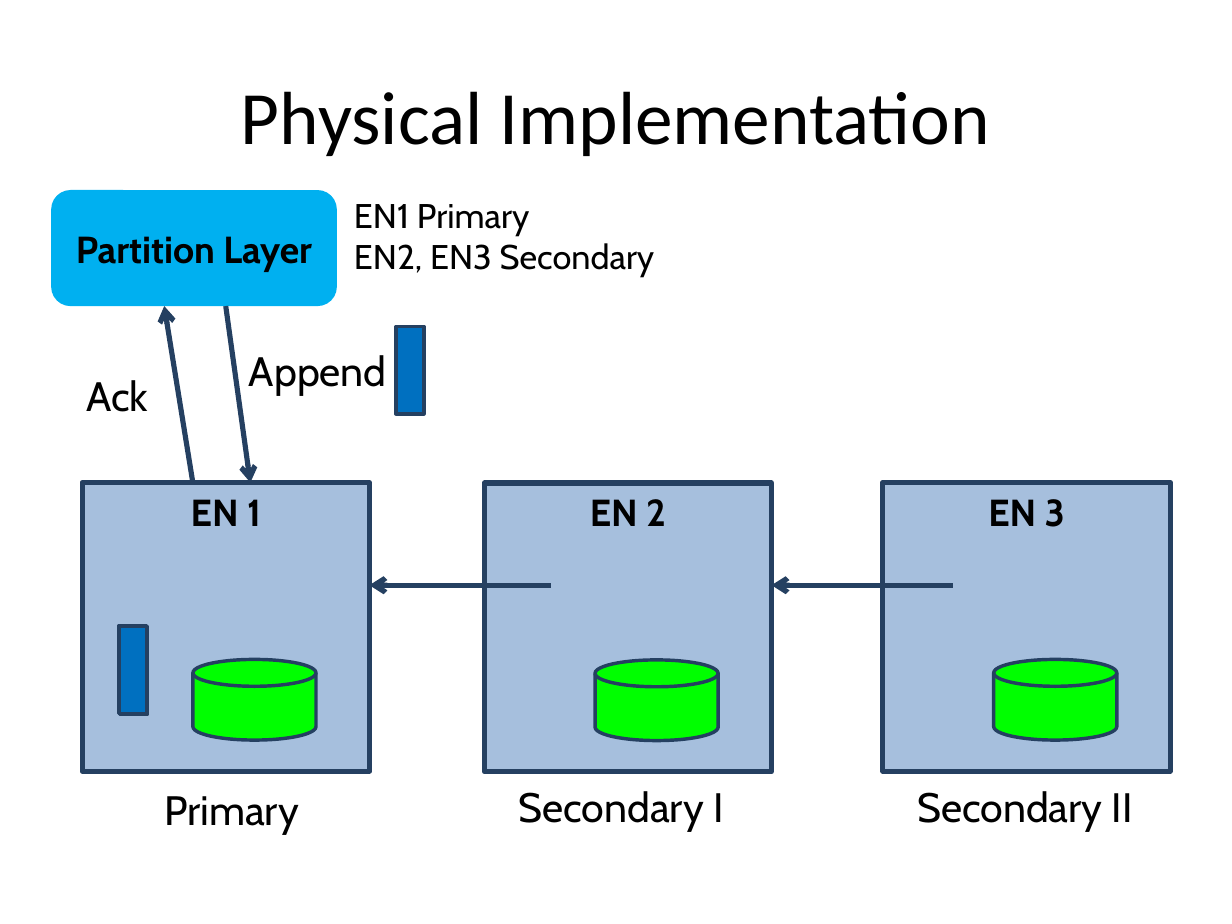
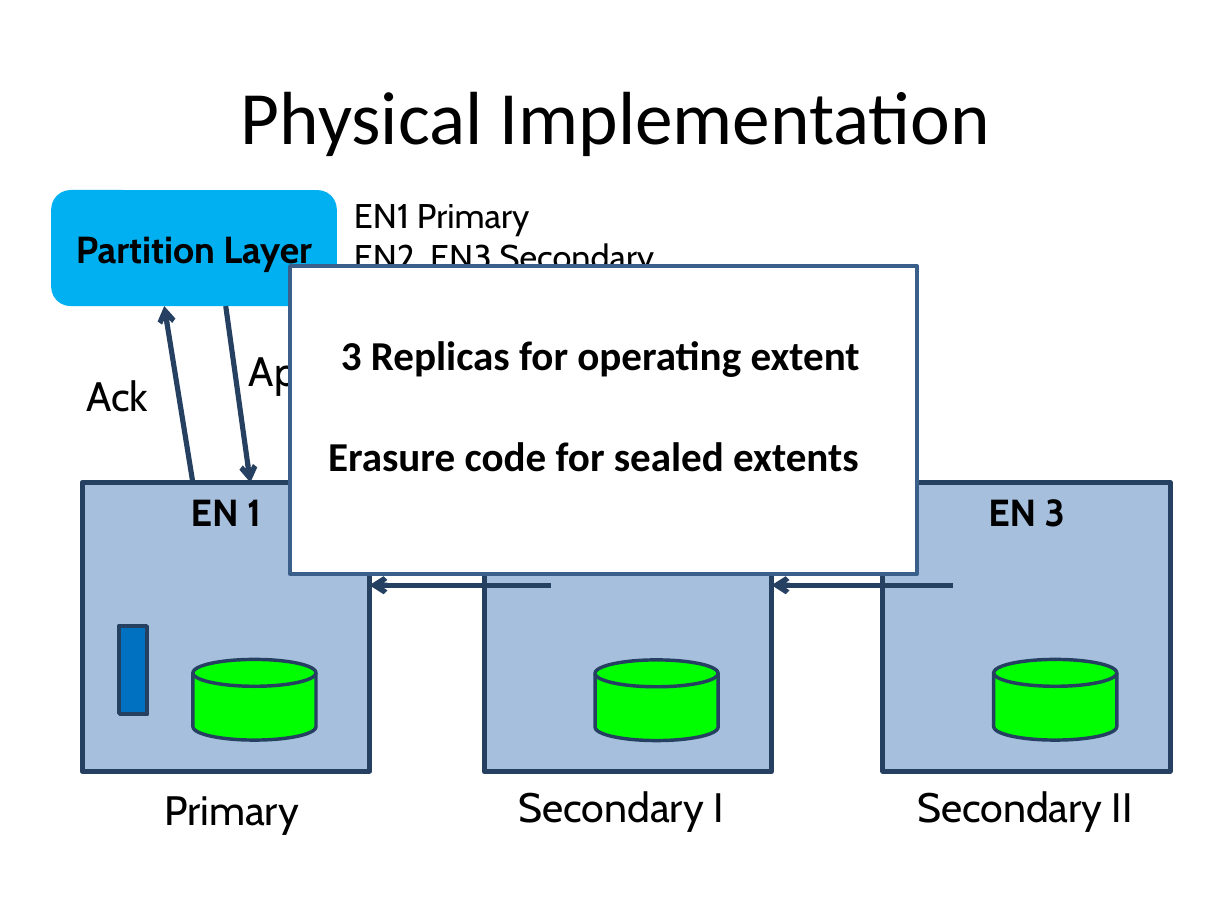
Before and after one commit to pnquanganh/distributed-storage-system, a slide deck: slide 3 of Paper Presentation/Stream Layer.pptx. Drawn at 1232x924 pixels with LibreOffice and Linux fonts; fonts in the diff are those of the drawing. Boxes give left, top, right and bottom in pixels: in the first picture for what was removed or moved away, otherwise in the second. Text is boxed around its words. In the diff, an @@ line names an element or a change of style, - is before the commit and + after.

```diff
--- a/Paper Presentation/Stream Layer.pptx
+++ b/Paper Presentation/Stream Layer.pptx
@@ rectangle added at box(290, 266, 917, 574), fill #FFFFFF, outline #3A5F8C 2 pt @@
@@ rectangle removed at box(395, 326, 424, 414) @@
@@ text added at box(341, 341, 860, 377), 24 pt, text #000000, bold @@
+3 Replicas for operating extent
@@ text added at box(328, 442, 859, 472), 24 pt, text #000000, bold @@
+Erasure code for sealed extents
@@ text in rectangle at box(590, 499, 666, 526): text removed @@
-EN 2
```
